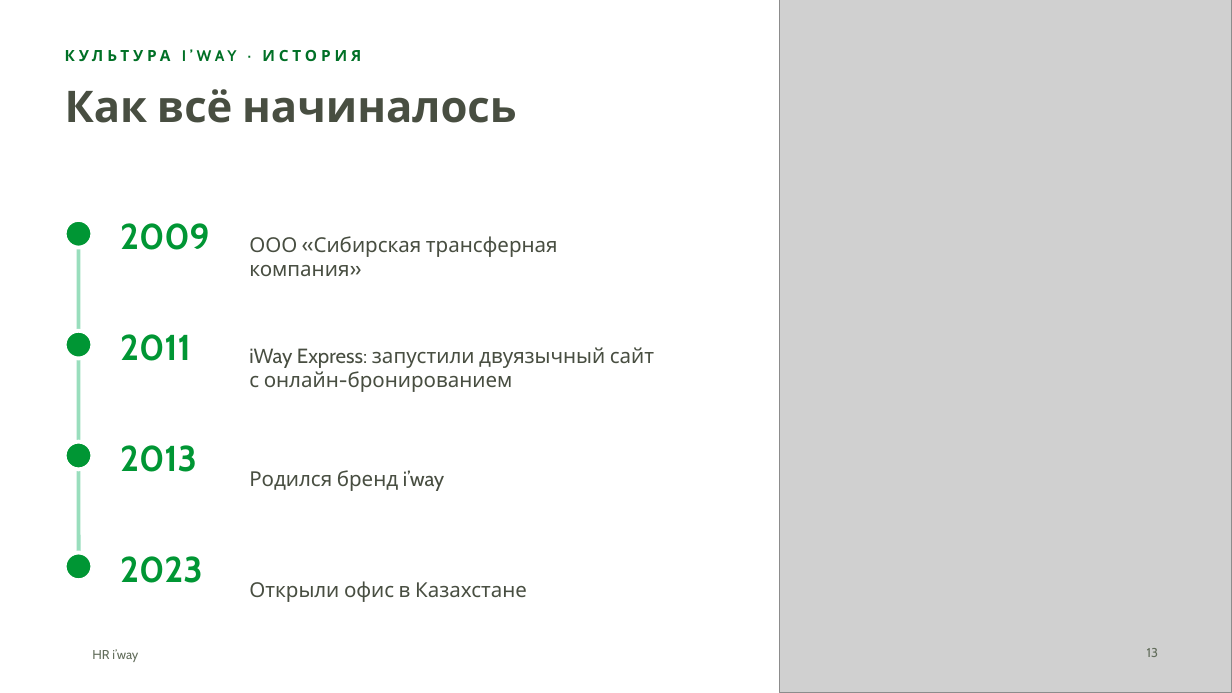
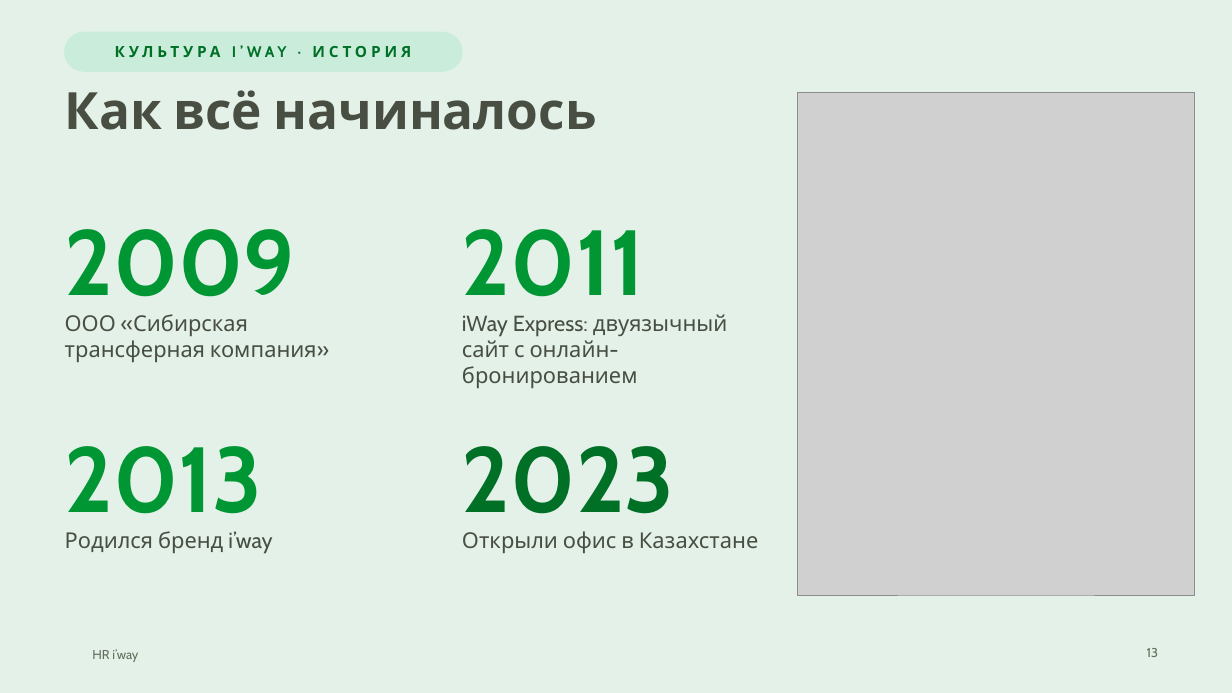
Before and after one commit to hriwayhr/HR-projects, a slide deck: slide 13 of presentations/HR-iway-onboarding-2026.pptx. Drawn at 1232x693 pixels with LibreOffice and Linux fonts; fonts in the diff are those of the drawing; grey boxes stand for pictures; background and template pictures are left out. Boxes give left, top, right and bottom in pixels: in the first picture for what was removed or moved away, otherwise in the second. Text is boxed around its words. In the diff, an @@ line names an element or a change of style, - is before the commit and + after.

```diff
--- a/presentations/HR-iway-onboarding-2026.pptx
+++ b/presentations/HR-iway-onboarding-2026.pptx
@@ background #FFFFFF to #E4F1E8 @@
@@ text "КУЛЬТУРА I’WAY · ИСТОРИЯ": place and size @@
-text "КУЛЬТУРА I’WAY · ИСТОРИЯ" at [182,50,237,61]
+text "КУЛЬТУРА I’WAY · ИСТОРИЯ" at [232,46,287,57]
@@ text "КУЛЬТУРА I’WAY · ИСТОРИЯ" at [232,46,287,57]: alignment left to centre; vertical alignment top to middle @@
@@ rounded rectangle added at [65,32,462,71], fill #C9EDDA, outline #C9EDDA 1 pt @@
@@ title "Как всё начиналось" at [65,90,597,130]: size 34 to 40 pt @@
@@ picture: place and size @@
-picture at [779,0,1232,693]
+picture at [798,92,1195,595]
@@ text "2009": place and size @@
-text "2009" at [120,223,210,250]
+text "2009" at [65,229,296,315]
@@ size 28 to 72 pt; vertical alignment middle to top in 3 elements at [65,446,263,533], [65,229,296,315], [462,229,644,297] @@
@@ text "2011": place and size @@
-text "2011" at [120,334,191,361]
+text "2011" at [462,229,644,297]
@@ ellipse removed at [65,220,92,248] @@
@@ line removed from (79, 236) to (79, 564) @@
@@ text "ООО «Сибирская трансферная компания»": place and size @@
-text "ООО «Сибирская трансферная компания»" at [249,236,558,276]
+text "ООО «Сибирская трансферная компания»" at [65,314,317,362]
@@ text at [462,314,728,388]: text changed; size 16 to 17 pt @@
-iWay Express: запустили двуязычный сайт с онлайн-бронированием
+iWay Express: двуязычный сайт с онлайн-бронированием
@@ text "iWay Express: двуязычный сайт с ..." at [462,314,728,388]: vertical alignment middle to top @@
@@ ellipse removed at [65,331,92,359] @@
@@ text "2013": place and size @@
-text "2013" at [120,445,197,472]
+text "2013" at [65,446,263,533]
@@ ellipse removed at [65,442,92,470] @@
@@ text "2023": place and size @@
-text "2023" at [120,556,203,583]
+text "2023" at [462,446,675,533]
@@ text "2023" at [462,446,675,533]: size 28 to 72 pt, text colour #009634 to #007026; vertical alignment middle to top @@
@@ size 16 to 17 pt; vertical alignment middle to top in 3 elements at [462,531,758,553], [65,314,317,362], [65,531,272,554] @@
@@ text "Родился бренд i’way": place and size @@
-text "Родился бренд i’way" at [249,470,445,491]
+text "Родился бренд i’way" at [65,531,272,554]
@@ text "Открыли офис в Казахстане": place and size @@
-text "Открыли офис в Казахстане" at [249,581,527,602]
+text "Открыли офис в Казахстане" at [462,531,758,553]
@@ ellipse removed at [65,553,92,580] @@
```
Also in this commit, not shown: 27 other slides changed, 4 other files.
